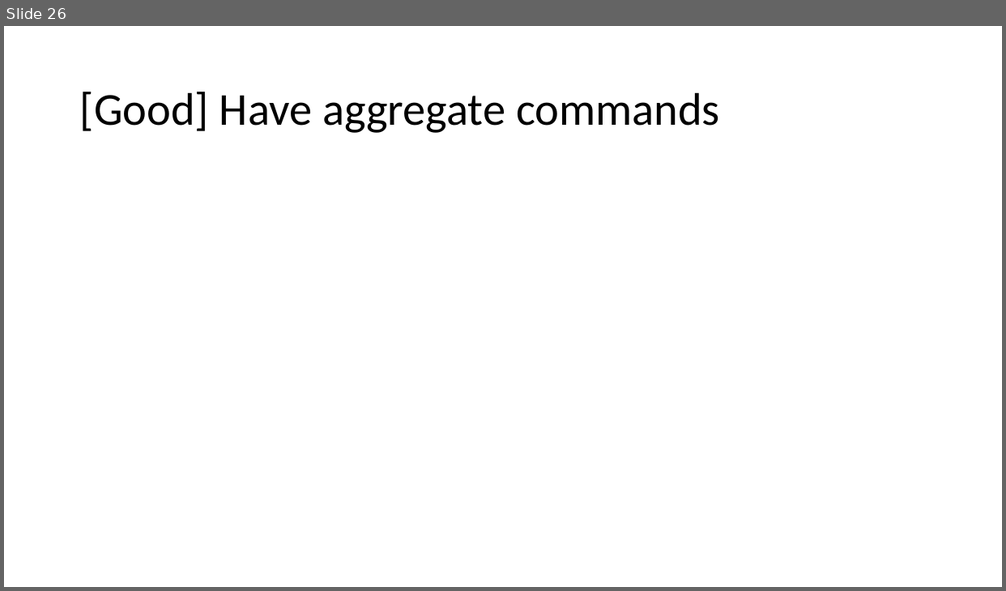
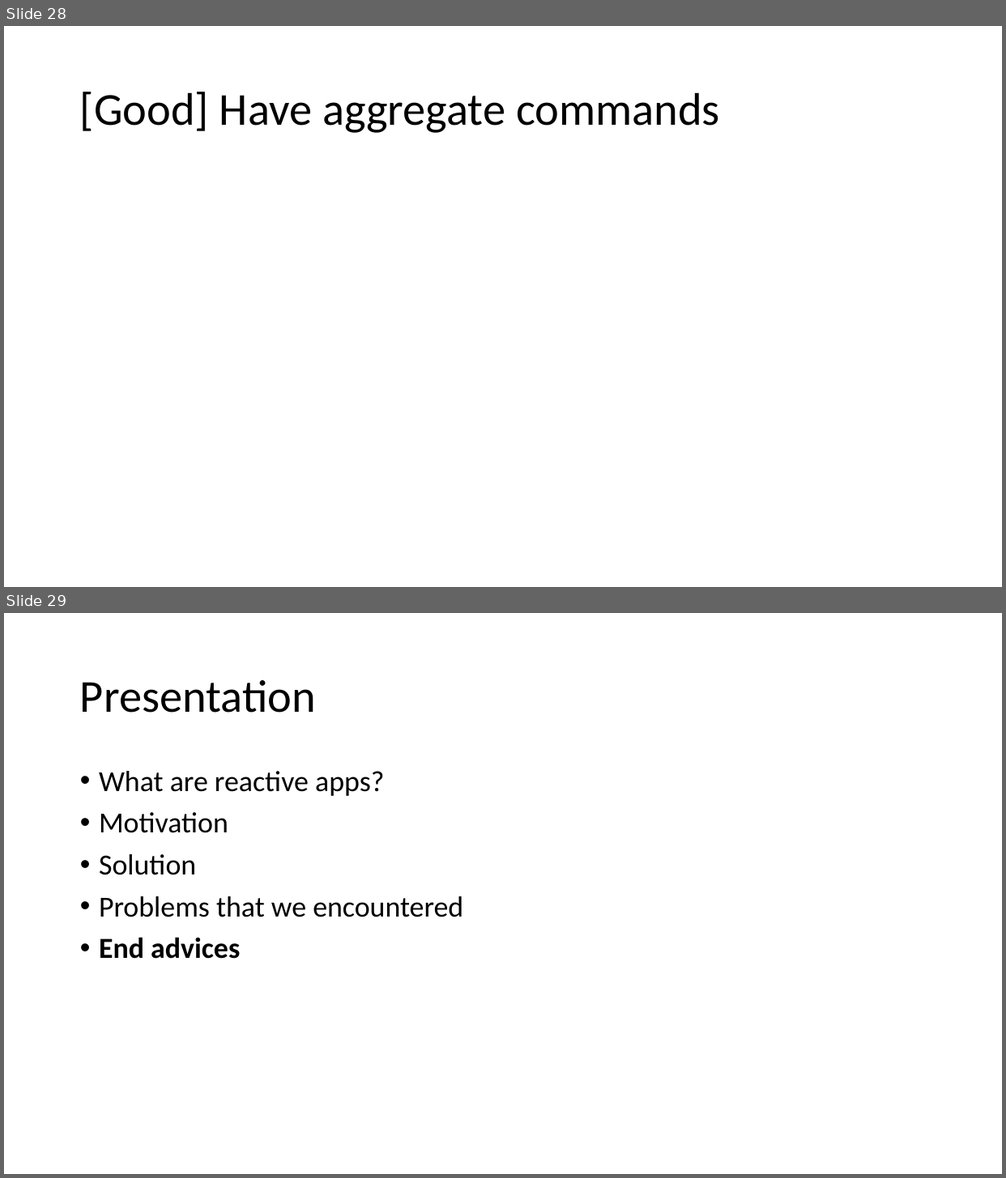
Before and after one commit to MihaiTheCoder/EventMadness, a slide deck: Reactive programming.pptx. Shown one above the other, each under a label of ours: slide 26 before the commit, slides 28 and 29 after it. The pictures are 1006x591 and 1006x1178 pixels, drawn with LibreOffice and Linux fonts; fonts in the diff are those of the drawing. Boxes give left, top, right and bottom in pixels: in the first picture for what was removed or moved away, otherwise in the second. Text is boxed around its words. In the diff, an @@ line names an element or a change of style, - is before the commit and + after.

```diff
--- a/Reactive programming.pptx
+++ b/Reactive programming.pptx
@@ slide 29 added at (4, 613, 1002, 1174), background #FFFFFF @@
@@ title added at (80, 680, 316, 713), 44 pt, text #000000 @@
+Presentation
@@ text added at (99, 771, 463, 959), 28 pt, text #000000 @@
+• What are reactive apps?
+• Motivation
+• Solution
+• Problems that we encountered
+• End advices
@@ what was slide 26 is now slide 28 @@
```
Also in this commit, not shown: 6 slides changed, 4 other slides added, 1 other file.
